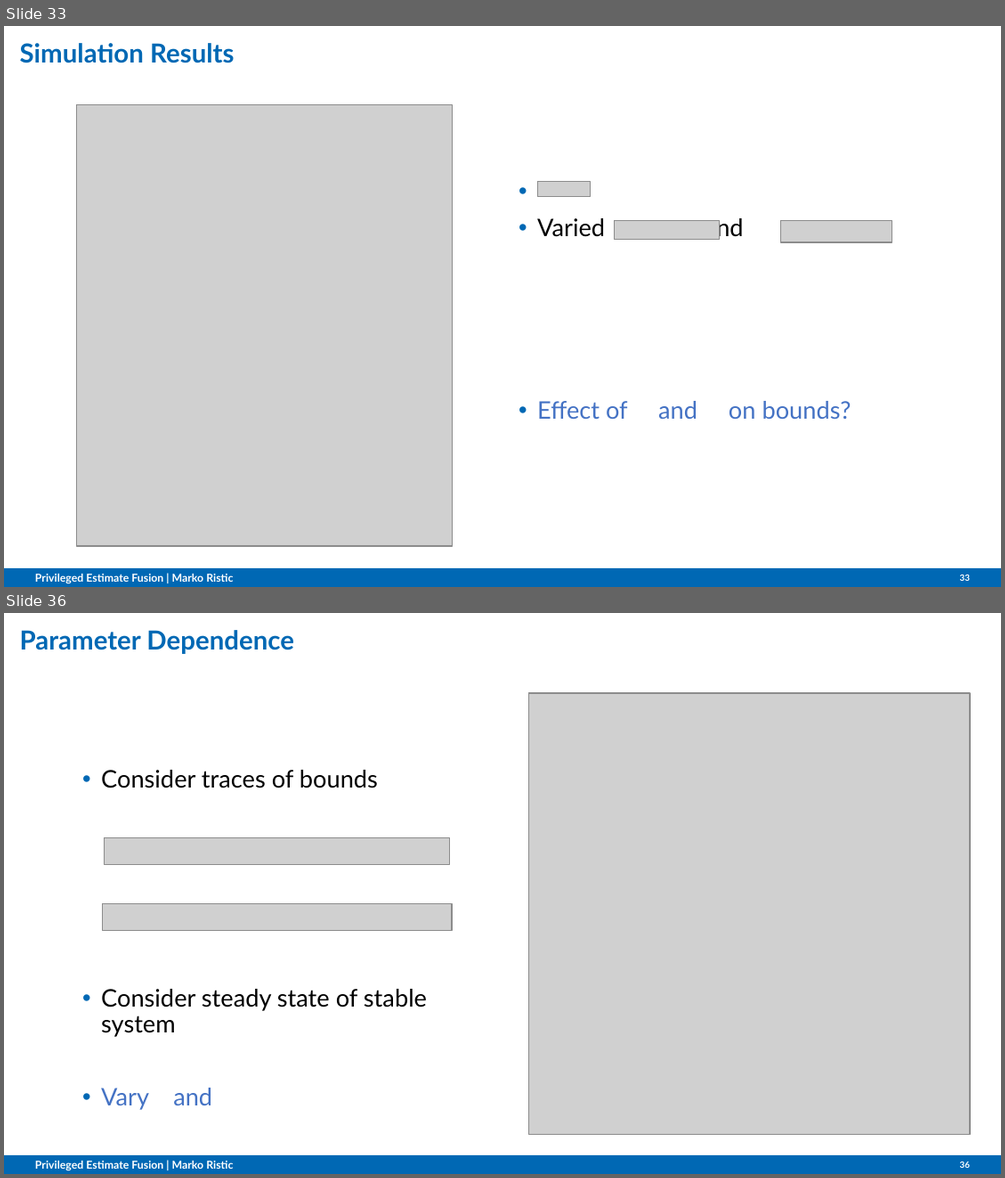
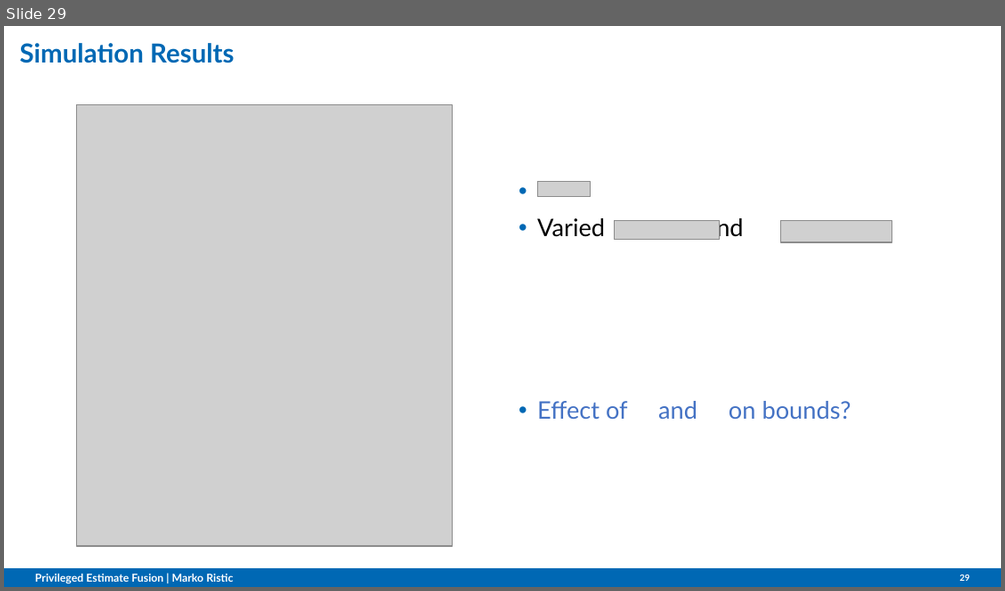
Before and after one commit to omubtcezq/PrivilegedFusion, a slide deck: cdc2022_presentation/Privileged_Estimate_Fusion_With_Correlated_Gaussian_Keystreams.pptx. Shown one above the other, each under a label of ours: slides 33 and 36 before the commit, slide 29 after it; the slides between them are not shown. The pictures are 1005x1178 and 1005x591 pixels, drawn with LibreOffice and Linux fonts; fonts in the diff are those of the drawing; grey boxes stand for pictures; background and template pictures are left out. Boxes give left, top, right and bottom in pixels: in the first picture for what was removed or moved away, otherwise in the second. Text is boxed around its words. In the diff, an @@ line names an element or a change of style, - is before the commit and + after.

```diff
--- a/cdc2022_presentation/Privileged_Estimate_Fusion_With_Correlated_Gaussian_Keystreams.pptx
+++ b/cdc2022_presentation/Privileged_Estimate_Fusion_With_Correlated_Gaussian_Keystreams.pptx
@@ slide 36 removed at (x1=4, y1=613, x2=1001, y2=1174), background #FFFFFF; not listed: 1 template element that a slide beside it also shows @@
@@ title removed at (x1=20, y1=630, x2=294, y2=654) @@
-Parameter Dependence
@@ picture removed at (x1=528, y1=693, x2=970, y2=1135) @@
@@ text removed at (x1=101, y1=770, x2=427, y2=1110) @@
-• Consider traces of bounds
-• Consider steady state of stable system
-• Vary and
@@ picture removed at (x1=105, y1=838, x2=451, y2=864) @@
@@ picture removed at (x1=103, y1=904, x2=452, y2=930) @@
@@ text removed at (x1=35, y1=1160, x2=233, y2=1171) @@
-Privileged Estimate Fusion | Marko Ristic
@@ page number removed at (x1=960, y1=1161, x2=970, y2=1167) @@
-36
@@ what was slide 33 is now slide 29 @@
@@ page number at (x1=960, y1=574, x2=970, y2=580): text changed @@
-33
+29
```
Also in this commit, not shown: 1 slide changed, 7 other slides removed, 5 other files.
